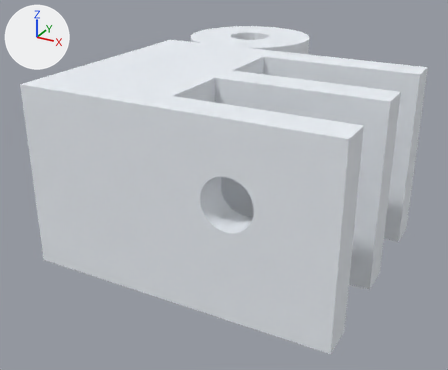
Renders of the glTF model tent/seat.glb from each side of a commit.
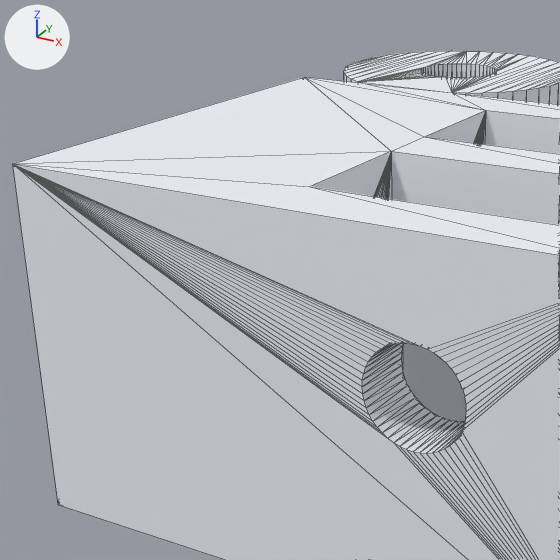
There are two pictures of each version: one whole from a camera (50 mm lens) standing at (0.01661, -0.03337, 0.0067) and looking at (0.00251, -0.00774, -0.00611), one close up on the part from 3% to 67% of the width and 0% to 78% of the height. Arrows for +X, +Y and +Z are at upper left; the lights stay in place. The last two pictures show the newer version. The close-ups show mesh edges as thin lines. Vertices at exactly the same position are counted once.

In view in the first close-up: 'seat'.
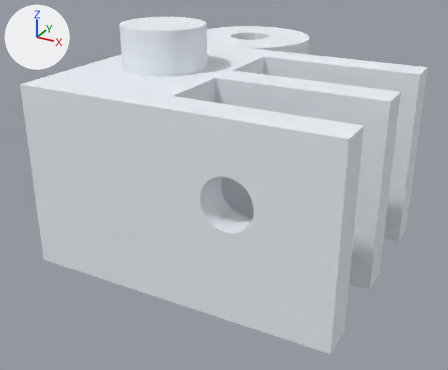
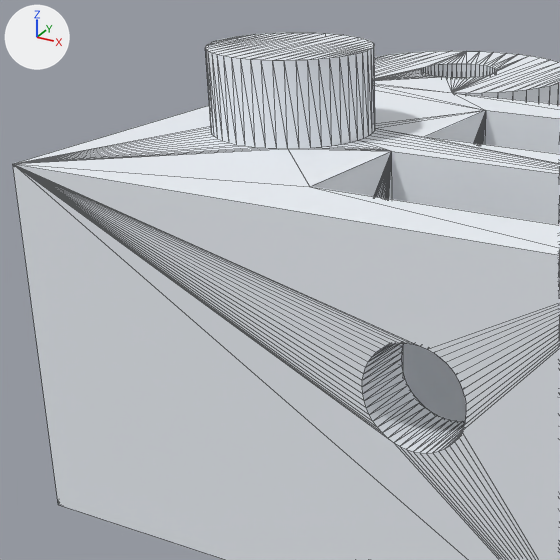
Commit message: tent: a peg printed on each seat's top keeps it from turning on its one screw; the seats print on their bottoms

Pixel boxes (x1, y1, x2, y2) of what changed, in the close-ups (560 x 560 px):
'seat', reshaped
    before: (13, 51, 560, 560)
    after: (13, 33, 560, 560)
part 1 of me_seat, built on
    before: (14, 77, 560, 187)
    after: (14, 33, 560, 187)

Diff of the bpy script that builds the scene:
```diff
--- a/tent/seat.glb.py
+++ b/tent/seat.glb.py
@@ me_seat @@
 # used by ob_seat; location = (0.0, 0.0, 0.0)
-me_seat.from_pydata(...)  # 811 vertices, 1642 faces; spans x -0.0035..0.011, y -0.0148..0.0035, z -0.0086..0.0
+me_seat.from_pydata(...)  # 907 vertices, 1834 faces; spans x -0.0035..0.011, y -0.0148..0.0035, z -0.0086..0.002
+# me_seat part 1
+# 7 faces are deleted
+# 48 vertices are added at x -0.002..0.002, y -0.011..-0.007, z 0.0
+# 48 new vertices lie (0.0, 0.0, 0.002) away from vertices in x -0.002..0.002, y -0.011..-0.007, z 0.0
+# 199 new faces join them
 me_seat.materials.append(mat_seat)
```
